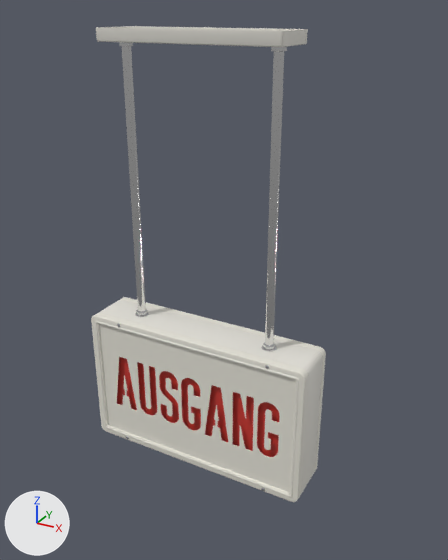
The FBX model Assets/Resources/WorldText/de/Props/Models/Kit_ExitSign_Hanging.fbx, before and after one commit.
Before and after are seen from a camera (50 mm lens) standing at (0.405, -0.673, 0.022) and looking at (0.03, 0.01, -0.319). Lighting does not change. The marker at lower left points along +X, +Y and +Z. The picture after the commit comes second. Objects named as collision shapes, trigger or cutter boxes, shadow casters or lower levels of detail are left out. Where no turn or scale is listed for an object, it has been applied to the vertices.

The first picture shows 'Kit_ExitSign_Hanging_LOD0'.
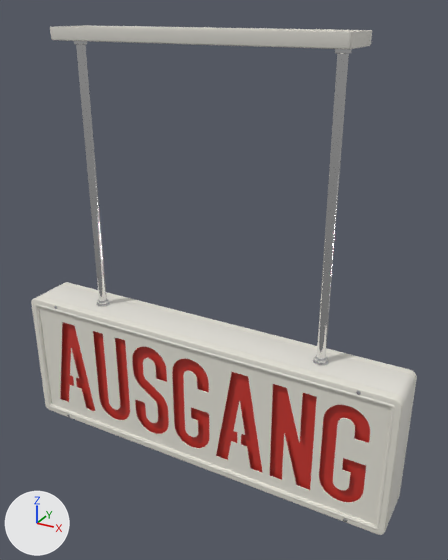
The change, as a list of edits to the scene's bpy script:
```text
Change me_kit_exitsign_hanging:
    used by ob_kit_exitsign_hanging_lod0; location = (0.0, 0.0, 0.0)
    remove me_kit_exitsign_hanging.from_pydata(...)  # 5358 vertices, 4970 faces; spans x -0.173..0.173, y -0.039..0.039, z -0.612..0.0
    add me_kit_exitsign_hanging.from_pydata(...)  # 5390 vertices, 5002 faces; spans x -0.295..0.295, y -0.039..0.039, z -0.612..0.0
    me_kit_exitsign_hanging part 1: the loose piece of 56 vertices spanning x -0.111..-0.099, y -0.006..0.006, z -0.402..-0.014 is moved by (-0.074, 0.0, 0.0)
    me_kit_exitsign_hanging part 2: the loose piece of 64 vertices spanning x -0.113..-0.096, y -0.009..0.008, z -0.022..-0.016 is moved by (-0.074, 0.0, 0.0)
    me_kit_exitsign_hanging part 3: the loose piece of 36 vertices spanning x -0.113..-0.097, y -0.008..0.008, z -0.399..-0.393 is moved by (-0.074, 0.0, 0.0)
    me_kit_exitsign_hanging part 4: the loose piece of 64 vertices spanning x -0.115..-0.094, y -0.011..0.01, z -0.4..-0.399 is moved by (-0.074, 0.0, 0.0)
    me_kit_exitsign_hanging part 5: the loose piece of 56 vertices spanning x 0.099..0.111, y -0.006..0.006, z -0.402..-0.014 is moved by (0.074, 0.0, 0.0)
    me_kit_exitsign_hanging part 6: the loose piece of 64 vertices spanning x 0.096..0.113, y -0.009..0.008, z -0.022..-0.016 is moved by (0.074, 0.0, 0.0)
    me_kit_exitsign_hanging part 7: the loose piece of 36 vertices spanning x 0.097..0.113, y -0.008..0.008, z -0.399..-0.393 is moved by (0.074, 0.0, 0.0)
    me_kit_exitsign_hanging part 8: the loose piece of 64 vertices spanning x 0.094..0.115, y -0.011..0.01, z -0.4..-0.399 is moved by (0.074, 0.0, 0.0)
    me_kit_exitsign_hanging part 9: the loose piece of 1160 vertices spanning x -0.165..0.165, y -0.035..-0.034, z -0.604..-0.408 is rebuilt with 1176 vertices and now spans x -0.287..0.287, y -0.035..-0.034, z -0.604..-0.408
    me_kit_exitsign_hanging part 10: the loose piece of 612 vertices spanning x -0.173..0.173, y 0.026..0.039, z -0.612..-0.4 is rebuilt with 612 vertices and now spans x -0.295..0.295, y 0.026..0.039, z -0.612..-0.4
    me_kit_exitsign_hanging part 11: the loose piece of 612 vertices spanning x -0.173..0.173, y -0.039..-0.026, z -0.612..-0.4 is rebuilt with 612 vertices and now spans x -0.295..0.295, y -0.039..-0.026, z -0.612..-0.4
    me_kit_exitsign_hanging part 12: the loose piece of 360 vertices spanning x -0.173..0.173, y -0.026..0.026, z -0.612..-0.4 is rebuilt with 360 vertices and now spans x -0.295..0.295, y -0.026..0.026, z -0.612..-0.4
    me_kit_exitsign_hanging part 13: the loose piece of 100 vertices spanning x -0.125..0.125, y -0.035..0.035, z -0.016..0.0 is rebuilt with 100 vertices and now spans x -0.199..0.199, y -0.035..0.035, z -0.016..0.0
    me_kit_exitsign_hanging part 14: the loose piece of 4 vertices spanning x -0.165..0.165, y -0.028, z -0.604..-0.408 is rebuilt with 4 vertices and now spans x -0.287..0.287, y -0.028, z -0.604..-0.408
    other edits to the shape of me_kit_exitsign_hanging do not show in these pictures
```

What differs and where, as boxes (x1, y1, x2, y2) in the pictures (448 x 560 px; the box of a moved part takes in the faces that stretch with it):
'Kit_ExitSign_Hanging_LOD0', reshaped (64% wider, 7% taller): before (91, 26, 326, 502); after (31, 25, 417, 535)
part 1 of me_kit_exitsign_hanging, moved or reshaped: before (122, 46, 146, 312); after (76, 45, 107, 302)
part 2 of me_kit_exitsign_hanging, moved or reshaped: before (119, 42, 133, 46); after (74, 41, 87, 45)
part 3 of me_kit_exitsign_hanging, moved or reshaped: before (136, 309, 148, 316); after (97, 299, 109, 305)
part 4 of me_kit_exitsign_hanging, moved or reshaped: before (135, 312, 149, 317); after (96, 302, 110, 307)
part 5 of me_kit_exitsign_hanging, moved or reshaped: before (265, 51, 284, 346); after (316, 54, 349, 360)
part 6 of me_kit_exitsign_hanging, moved or reshaped: before (271, 47, 287, 52); after (335, 49, 352, 54)
part 7 of me_kit_exitsign_hanging, moved or reshaped: before (263, 342, 275, 350); after (314, 355, 328, 364)
part 8 of me_kit_exitsign_hanging, moved or reshaped: before (261, 345, 277, 352); after (313, 359, 329, 366)
part 9 of me_kit_exitsign_hanging, rebuilt (78% wider, 29% taller): before (99, 324, 296, 492); after (39, 307, 391, 524)
part 10 of me_kit_exitsign_hanging, rebuilt (72% wider, 23% taller): before (120, 297, 326, 473); after (61, 282, 417, 499)
part 11 of me_kit_exitsign_hanging, rebuilt (72% wider, 26% taller): before (91, 313, 308, 502); after (31, 296, 404, 535)
part 12 of me_kit_exitsign_hanging, rebuilt (67% wider, 24% taller): before (99, 300, 323, 494); after (40, 285, 415, 526)
part 13 of me_kit_exitsign_hanging, rebuilt (52% wider, 14% taller): before (96, 26, 308, 47); after (50, 25, 372, 49)
part 14 of me_kit_exitsign_hanging, rebuilt: before (117, 357, 280, 457); after (60, 322, 370, 502)
